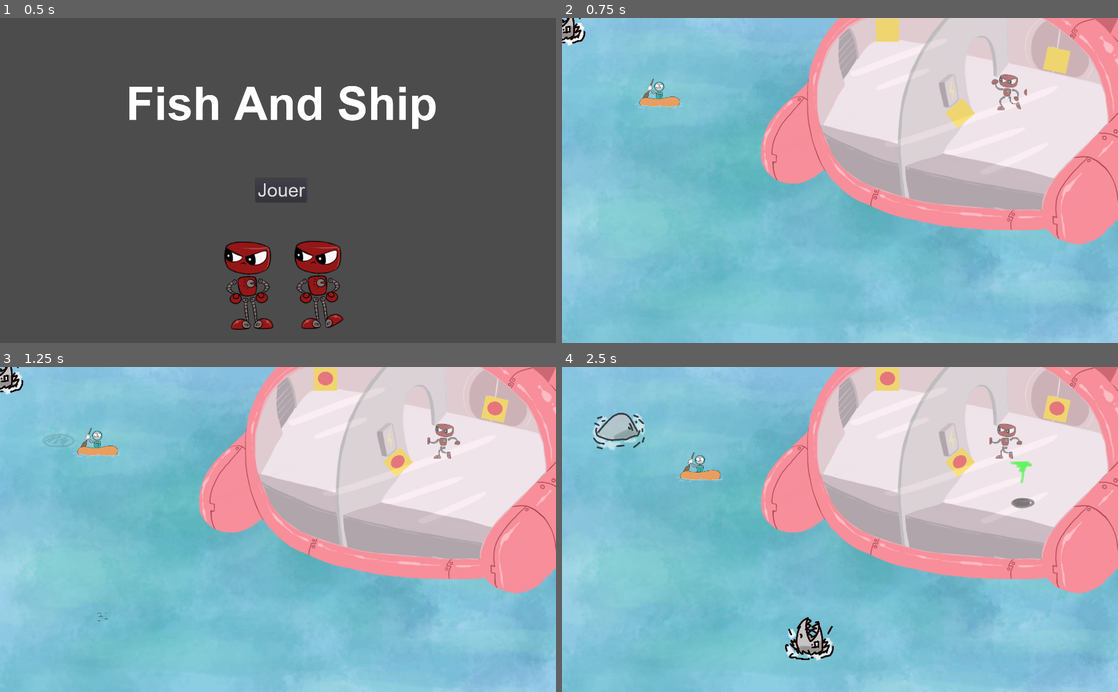
Above: before the commit, frames 1-4 (two rows, left to right).
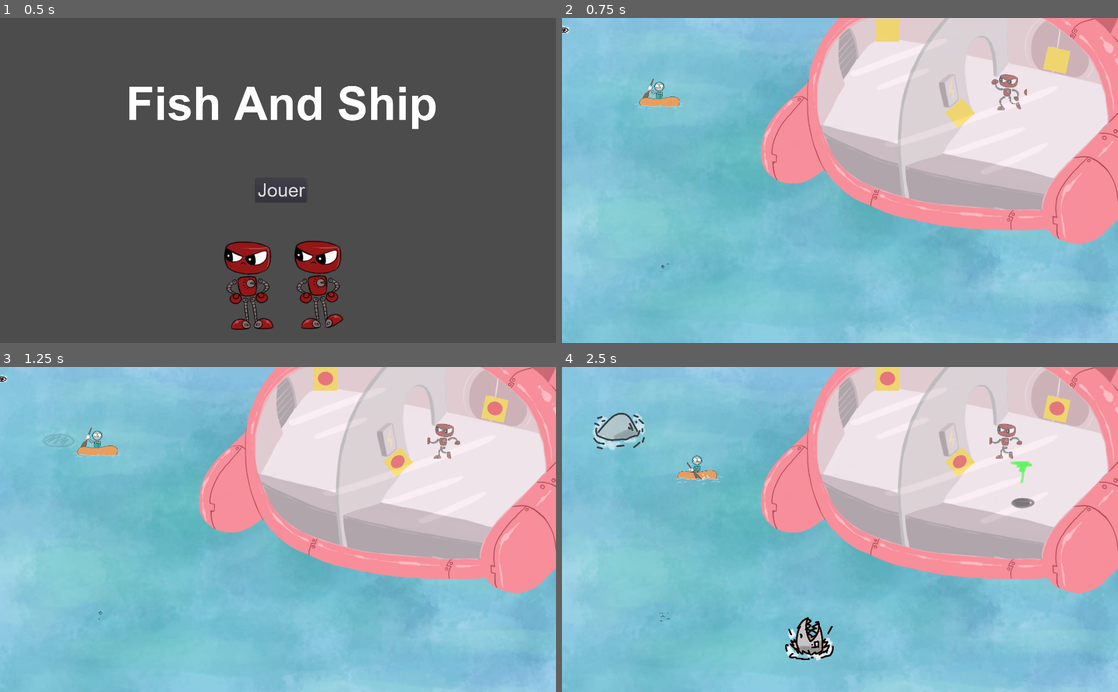
Above: after the commit, the same moments.

Repository: Majimo/FishAndShip
Game: Godot game, scene res://scenes/Intro.tscn
Two runs of this game, one before a commit and one after it. Both use one fixed random seed, a clock stepped at 60 frames per second and the inputs below. The engine's default icon, where the game draws it, is replaced by a stand-in: a white triangle on a blue panel in a dark square.
Inputs:
- Up to frame 1 (0.5 s): no input
- Up to frame 2 (0.75 s): click "Jouer" at 0.5 s
- Up to frame 3 (1.25 s): no input
- Up to frame 4 (2.5 s): hold Right (ui_right) 1.28-2.03 s; hold Down (ui_down) from 2.03 s (still down)

Frame 1 is identical in both runs. In frame 2, 0.3% of the frame differs, in the area x 0-20%, y 0-79%; in frame 3, 0.3%; in frame 4, 0.3%.

Commit message:
add sounds

Diff:
--- a/scenes/MainWorld.tscn
+++ b/scenes/MainWorld.tscn
@@ -20,13 +20,20 @@
 [ext_resource path="res://scenes/Requin.tscn" type="PackedScene" id=18]
 [ext_resource path="res://scenes/Splorsh.tscn" type="PackedScene" id=19]
 [ext_resource path="res://assets/vaisseau/MurMilieuArriere.png" type="Texture" id=20]
+[ext_resource path="res://sounds/Eau.wav" type="AudioStream" id=21]
+[ext_resource path="res://scripts/MainWorld.gd" type="Script" id=22]
 
 [node name="MainWorld" type="Node2D"]
+script = ExtResource( 22 )
 
 [node name="Eau" type="Sprite" parent="."]
 position = Vector2( 769.201, 452.439 )
 scale = Vector2( 1.52811, 1.55005 )
 texture = ExtResource( 1 )
+
+[node name="SonEau" type="AudioStreamPlayer" parent="."]
+stream = ExtResource( 21 )
+volume_db = -10.0
 
 [node name="VaisseauSol" parent="." instance=ExtResource( 2 )]
 position = Vector2( 1034.81, 270.429 )
--- a/scenes/Perso.tscn
+++ b/scenes/Perso.tscn
@@ -1,10 +1,23 @@
-[gd_scene load_steps=20 format=2]
+[gd_scene load_steps=23 format=2]
 
 [ext_resource path="res://assets/Bibourame.png" type="Texture" id=1]
 [ext_resource path="res://scripts/AbstractPerso.gd" type="Script" id=2]
 [ext_resource path="res://assets/BibouPeche.png" type="Texture" id=3]
 [ext_resource path="res://assets/Pouik_Marche.png" type="Texture" id=4]
 [ext_resource path="res://assets/Pouik_Attend.png" type="Texture" id=5]
+[ext_resource path="res://sounds/Hamecon_dans_leau.wav" type="AudioStream" id=6]
+[ext_resource path="res://sounds/Soudage.wav" type="AudioStream" id=7]
+[ext_resource path="res://sounds/Choc.wav" type="AudioStream" id=8]
+
+[sub_resource type="AtlasTexture" id=13]
+flags = 4
+atlas = ExtResource( 5 )
+region = Rect2( 256, 0, 256, 300 )
+
+[sub_resource type="AtlasTexture" id=14]
+flags = 4
+atlas = ExtResource( 5 )
+region = Rect2( 512, 0, 256, 300 )
 
 [sub_resource type="AtlasTexture" id=1]
 flags = 4
@@ -51,18 +64,13 @@
 atlas = ExtResource( 3 )
 region = Rect2( 1134, 0, 378, 256 )
 
-[sub_resource type="AtlasTexture" id=13]
-flags = 4
-atlas = ExtResource( 5 )
-region = Rect2( 256, 0, 256, 300 )
-
-[sub_resource type="AtlasTexture" id=14]
-flags = 4
-atlas = ExtResource( 5 )
-region = Rect2( 512, 0, 256, 300 )
-
 [sub_resource type="SpriteFrames" id=10]
 animations = [ {
+"frames": [ SubResource( 13 ), SubResource( 14 ) ],
+"loop": true,
+"name": "idle",
+"speed": 5.0
+}, {
 "frames": [ SubResource( 1 ), SubResource( 2 ) ],
 "loop": true,
 "name": "pouik_marche",
@@ -71,24 +79,19 @@
 "frames": [ SubResource( 3 ), SubResource( 4 ), SubResource( 5 ) ],
 "loop": true,
 "name": "bibou_rame",
-"speed": 5.0
+"speed": 4.5
 }, {
 "frames": [ SubResource( 6 ), SubResource( 7 ), SubResource( 8 ), SubResource( 9 ) ],
 "loop": true,
 "name": "bibou_peche",
 "speed": 2.0
-}, {
-"frames": [ SubResource( 13 ), SubResource( 14 ) ],
-"loop": true,
-"name": "pouik_attend",
-"speed": 5.0
 } ]
 
 [sub_resource type="RectangleShape2D" id=11]
 extents = Vector2( 15.9558, 16.0929 )
 
 [sub_resource type="RectangleShape2D" id=12]
-extents = Vector2( 61.631, 34.0367 )
+extents = Vector2( 40.2207, 34.0367 )
 
 [node name="Perso" type="KinematicBody2D"]
 script = ExtResource( 2 )
@@ -96,7 +99,7 @@
 [node name="Sprite" type="AnimatedSprite" parent="."]
 scale = Vector2( 0.4, 0.4 )
 frames = SubResource( 10 )
-animation = "pouik_attend"
+animation = "idle"
 
 [node name="Timer" type="Timer" parent="."]
 
@@ -112,8 +115,16 @@
 ]]
 
 [node name="CollisionShape2D" type="CollisionShape2D" parent="Area2D"]
-visible = false
 shape = SubResource( 12 )
+
+[node name="BibouPeche" type="AudioStreamPlayer" parent="."]
+stream = ExtResource( 6 )
+
+[node name="PouikSoude" type="AudioStreamPlayer" parent="."]
+stream = ExtResource( 7 )
+
+[node name="DepotDitem" type="AudioStreamPlayer" parent="."]
+stream = ExtResource( 8 )
 [connection signal="timeout" from="Timer" to="." method="_on_Timer_timeout"]
 [connection signal="area_entered" from="Area2D" to="." method="_on_Area2D_area_entered_drop"]
 [connection signal="area_entered" from="Area2D" to="." method="_on_Area2D_area_entered"]
--- a/scenes/Requin.tscn
+++ b/scenes/Requin.tscn
@@ -117,12 +117,13 @@
 script = ExtResource( 2 )
 
 [node name="AnimatedSprite" type="AnimatedSprite" parent="."]
-scale = Vector2( 0.309764, 0.309764 )
+position = Vector2( 0, 20 )
+scale = Vector2( 0.1, 0.1 )
 frames = SubResource( 5 )
-frame = 1
 
 [node name="AudioStreamPlayer" type="AudioStreamPlayer" parent="."]
 stream = ExtResource( 3 )
+volume_db = -25.0
 
 [node name="AnimationPlayer" type="AnimationPlayer" parent="."]
 anims/RequinRoar = SubResource( 6 )
--- a/scenes/Ship.tscn
+++ b/scenes/Ship.tscn
@@ -181,3 +181,90 @@
 
 [node name="ShipWall49" parent="MursVaisseau" instance=ExtResource( 2 )]
 position = Vector2( -136.749, -251.853 )
+
+[node name="ShipWall50" parent="MursVaisseau" instance=ExtResource( 2 )]
+position = Vector2( -273.738, -202.744 )
+
+[node name="ShipWall51" parent="MursVaisseau" instance=ExtResource( 2 )]
+position = Vector2( -241.43, -242.807 )
+
+[node name="ShipWall52" parent="MursVaisseau" instance=ExtResource( 2 )]
+position = Vector2( -362.911, -26.9835 )
+
+[node name="ShipWall53" parent="MursVaisseau" instance=ExtResource( 2 )]
+position = Vector2( -391.343, -2.42877 )
+
+[node name="ShipWall54" parent="MursVaisseau" instance=ExtResource( 2 )]
+position = Vector2( -419.774, 27.2953 )
+
+[node name="ShipWall55" parent="MursVaisseau" instance=ExtResource( 2 )]
+position = Vector2( -440.452, 62.1889 )
+
+[node name="ShipWall56" parent="MursVaisseau" instance=ExtResource( 2 )]
+position = Vector2( -455.96, 98.3748 )
+
+[node name="ShipWall57" parent="MursVaisseau" instance=ExtResource( 2 )]
+position = Vector2( -440.452, 125.514 )
+
+[node name="ShipWall58" parent="MursVaisseau" instance=ExtResource( 2 )]
+position = Vector2( -417.19, 143.607 )
+
+[node name="ShipWall59" parent="MursVaisseau" instance=ExtResource( 2 )]
+position = Vector2( -388.758, 159.115 )
+
+[node name="ShipWall60" parent="MursVaisseau" instance=ExtResource( 2 )]
+position = Vector2( -359.034, 141.022 )
+
+[node name="ShipWall61" parent="MursVaisseau" instance=ExtResource( 2 )]
+position = Vector2( -259.523, 155.238 )
+
+[node name="ShipWall62" parent="MursVaisseau" instance=ExtResource( 2 )]
+position = Vector2( -228.506, 191.424 )
+
+[node name="ShipWall63" parent="MursVaisseau" instance=ExtResource( 2 )]
+position = Vector2( -196.197, 205.64 )
+
+[node name="ShipWall64" parent="MursVaisseau" instance=ExtResource( 2 )]
+position = Vector2( -153.55, 222.441 )
+
+[node name="ShipWall65" parent="MursVaisseau" instance=ExtResource( 2 )]
+position = Vector2( -125.118, 236.657 )
+
+[node name="ShipWall66" parent="MursVaisseau" instance=ExtResource( 2 )]
+position = Vector2( -83.7625, 249.58 )
+
+[node name="ShipWall67" parent="MursVaisseau" instance=ExtResource( 2 )]
+position = Vector2( -35.9455, 261.211 )
+
+[node name="ShipWall68" parent="MursVaisseau" instance=ExtResource( 2 )]
+position = Vector2( 7.99454, 268.965 )
+
+[node name="ShipWall69" parent="MursVaisseau" instance=ExtResource( 2 )]
+position = Vector2( 53.227, 279.304 )
+
+[node name="ShipWall70" parent="MursVaisseau" instance=ExtResource( 2 )]
+position = Vector2( 53.227, 279.304 )
+
+[node name="ShipWall71" parent="MursVaisseau" instance=ExtResource( 2 )]
+position = Vector2( 116.552, 281.889 )
+
+[node name="ShipWall72" parent="MursVaisseau" instance=ExtResource( 2 )]
+position = Vector2( 172.124, 283.181 )
+
+[node name="ShipWall73" parent="MursVaisseau" instance=ExtResource( 2 )]
+position = Vector2( 235.449, 284.474 )
+
+[node name="ShipWall74" parent="MursVaisseau" instance=ExtResource( 2 )]
+position = Vector2( 287.143, 284.474 )
+
+[node name="ShipWall75" parent="MursVaisseau" instance=ExtResource( 2 )]
+position = Vector2( 349.176, 297.397 )
+
+[node name="ShipWall76" parent="MursVaisseau" instance=ExtResource( 2 )]
+position = Vector2( 371.146, 316.782 )
+
+[node name="ShipWall77" parent="MursVaisseau" instance=ExtResource( 2 )]
+position = Vector2( 398.286, 321.952 )
+
+[node name="ShipWall78" parent="MursVaisseau" instance=ExtResource( 2 )]
+position = Vector2( 398.286, 321.952 )
--- a/scenes/ZonePeche.tscn
+++ b/scenes/ZonePeche.tscn
@@ -102,7 +102,7 @@
 [node name="zoneP" type="AnimatedSprite" parent="."]
 position = Vector2( 0.250351, -0.250343 )
 frames = SubResource( 17 )
-frame = 15
+frame = 5
 playing = true
 
 [node name="CollisionShape2D" type="CollisionShape2D" parent="."]
--- /dev/null
+++ b/scripts/MainWorld.gd
@@ -0,0 +1,4 @@
+extends Node2D
+
+func _ready():
+	$SonEau.play()
--- a/scripts/Perso1.gd
+++ b/scripts/Perso1.gd
@@ -21,10 +21,12 @@
 func _on_Area2D_area_entered(area):
 	if area.is_in_group('zonePeche'):
 		$Sprite.play("bibou_peche")
+		$BibouPeche.play()
 		actionPersoAvecAttente('Je pêche grawh', 2)
 
 func _on_Area2D_area_entered_drop(area):
 	if area.is_in_group('dropZone'):
+		$DepotDitem.play()
 		actionPersoAvecAttente('Ca drop !', 1)
 
 func reset_player_animation():
--- a/scripts/Perso2.gd
+++ b/scripts/Perso2.gd
@@ -1,11 +1,10 @@
 extends "res://scripts/AbstractPerso.gd"
 
 
-func _ready():
-	$Sprite.play("pouik_attend")
-
 func _physics_process(delta):
 	var direction = Vector2()
+	$Sprite.play("pouik_marche")
+
 	if Input.is_action_pressed("ui_right2"):
 		direction.x += 1
 	if Input.is_action_pressed("ui_left2"):
@@ -15,12 +14,11 @@
 	if Input.is_action_pressed("ui_up2"):
 		direction.y -= 1
 
-	$Sprite.play("pouik_marche")
-
 	move_and_collide((speed * delta) * direction)
 
 func _on_Area2D_area_entered(area):
 	if area.is_in_group('zoneAReparer'):
+		$PouikSoude.play()
 		actionPersoAvecAttente('Hop hop, on répare', 2)
 		area._on_Perso2_repairModule()
 
Not shown: 1 places in scenes/MainWorld.tscn that only renumber resources
Not shown, added: sounds/Choc.wav.import
Not shown, added: sounds/Eau.wav.import
Not shown, added: sounds/Hamecon_dans_leau.wav.import
Not shown, added: sounds/Musique espace.wav.import
Not shown, added: sounds/Soudage.wav.import
Not shown, added: sounds/Choc.wav
Not shown, added: sounds/Eau.wav
Not shown, added: sounds/Hamecon_dans_leau.wav
Not shown, added: sounds/Musique espace.wav
Not shown, added: sounds/Soudage.wav
